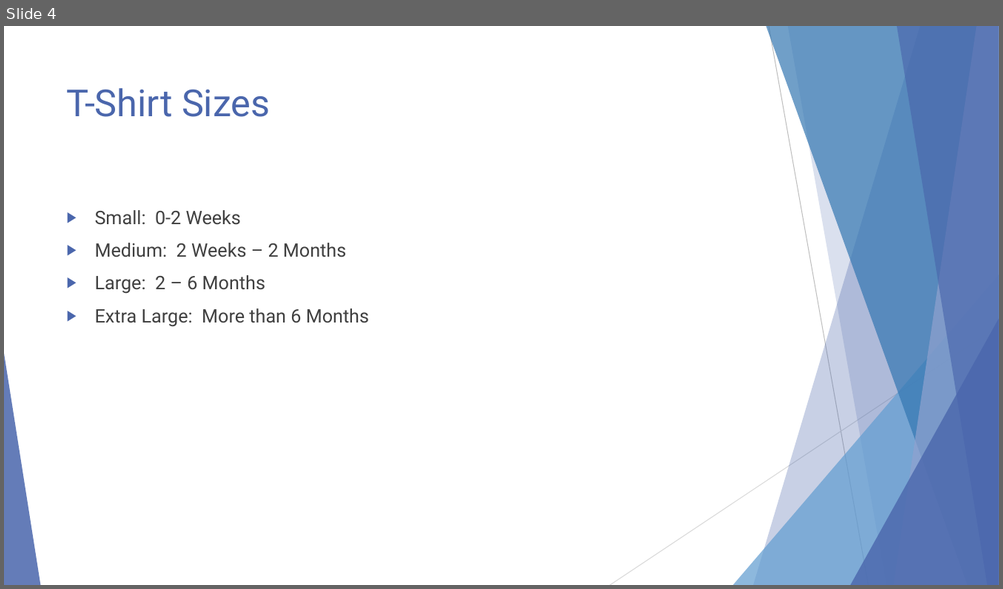
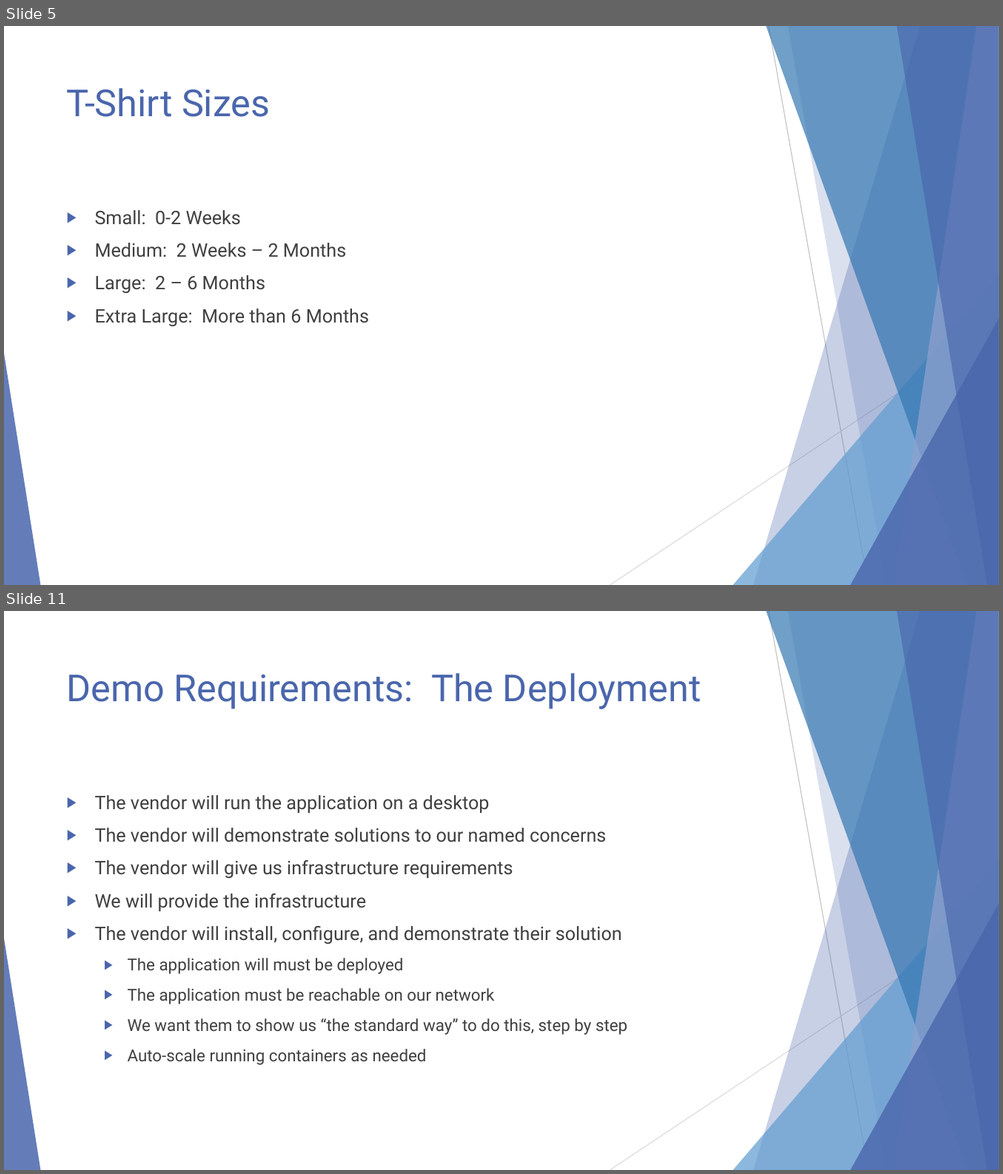
Before and after one commit to EnterpriseProductsLP/docker-straw-man, a slide deck: presentation.pptx. Shown one above the other, each under a label of ours: slide 4 before the commit, slides 5 and 11 after it; the slides between them are not shown. The pictures are 1003x589 and 1003x1174 pixels, drawn with LibreOffice and Linux fonts; fonts in the diff are those of the drawing. Boxes give left, top, right and bottom in pixels: in the first picture for what was removed or moved away, otherwise in the second. Text is boxed around its words. In the diff, an @@ line names an element or a change of style, - is before the commit and + after.

```diff
--- a/presentation.pptx
+++ b/presentation.pptx
@@ slide 11 added at (4,611,999,1170), background #FFFFFF; not listed: 10 template elements that a slide beside it also shows @@
@@ title added at (67,673,701,709), 36 pt, text #4A66AC @@
+Demo Requirements: The Deployment
@@ text added at (95,795,627,1065), 18 pt, text #404040 @@
+▶ The vendor will run the application on a desktop
+▶ The vendor will demonstrate solutions to our named concerns
+▶ The vendor will give us infrastructure requirements
+▶ We will provide the infrastructure
+▶ The vendor will install, configure, and demonstrate their solution
+  ▶ The application will must be deployed
+  ▶ The application must be reachable on our network
+  ▶ We want them to show us “the standard way” to do this, step by step
+  ▶ Auto-scale running containers as needed
@@ what was slide 4 is now slide 5 @@
```
Also in this commit, not shown: 3 slides changed, 11 other slides added.
